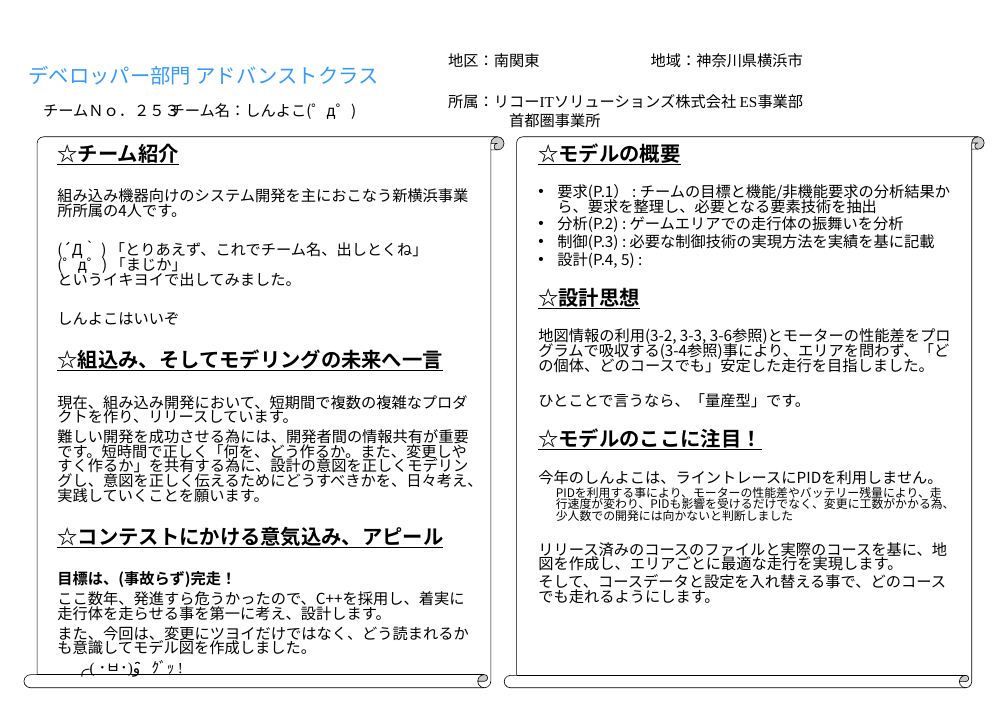
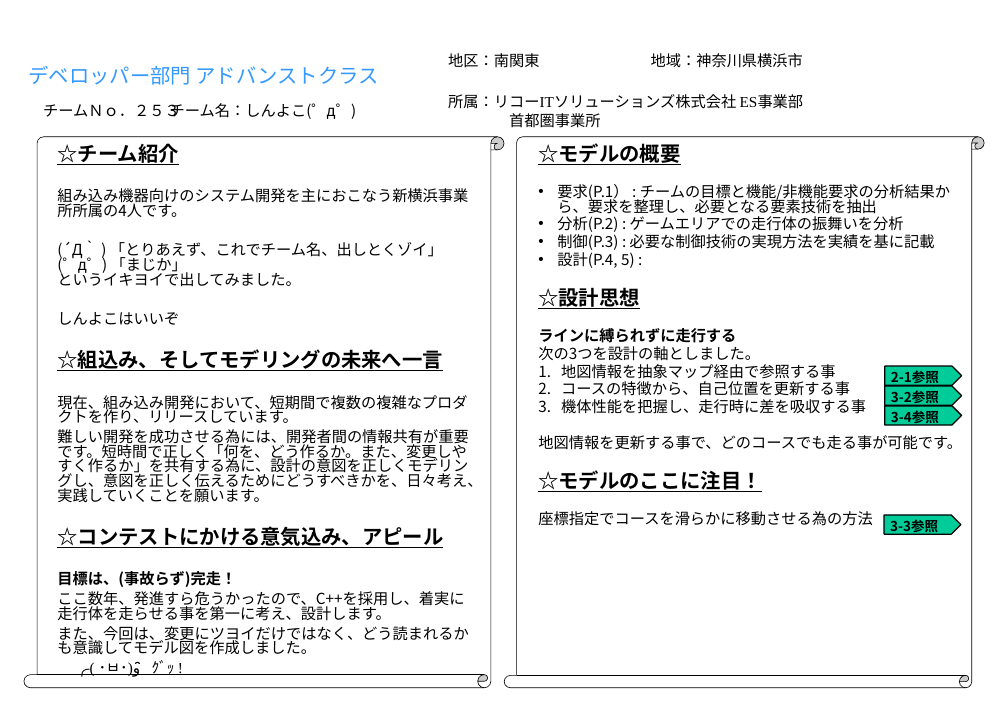
Before and after one commit to RITS-ETrobo/Yokohama, a slide deck: slide 1 of design/2016/models/concept_sheet2016_253.pptx. Drawn at 1008x713 pixels with LibreOffice and Linux fonts; fonts in the diff are those of the drawing; background and template pictures are left out. Boxes give left, top, right and bottom in pixels: in the first picture for what was removed or moved away, otherwise in the second. Text is boxed around its words. In the diff, an @@ line names an element or a change of style, - is before the commit and + after.

Commit message:
#769 Update concept-sheet

```diff
--- a/design/2016/models/concept_sheet2016_253.pptx
+++ b/design/2016/models/concept_sheet2016_253.pptx
@@ text at [57,240,443,287]: text changed @@
-(´Д｀ ) 「とりあえず、これでチーム名、出しとくね」
-(゜д゜) 「まじか」
-というイキヨイで出してみました。
+(´Д｀ ) 「とりあえず、これでチーム名、出しとくゾイ」
+(゜д゜) 「まじか」
+というイキヨイで出してみました。
@@ text at [538,328,962,450]: text changed @@
-地図情報の利用(3-2, 3-3, 3-6参照)とモーターの性能差をプログラムで吸収する(3-4参照)事により、エリアを問わず、「どの個体、どのコースでも」安定した走行を目指しました。
-ひとことで言うなら、「量産型」です。
+ラインに縛られずに走行する
+次の3つを設計の軸としました。
+1. 地図情報を抽象マップ経由で参照する事
+2. コースの特徴から、自己位置を更新する事
+3. 機体性能を把握し、走行時に差を吸収する事
+地図情報を更新する事で、どのコースでも走る事が可能です。
@@ pentagon arrow added at [885,366,962,385], fill #00CC99, outline #000000 1.5 pt, 16 pt, text #000000, bold @@
+2-1参照
@@ pentagon arrow added at [885,386,962,405], fill #00CC99, outline #000000 1.5 pt, 16 pt, text #000000, bold @@
+3-2参照
@@ pentagon arrow added at [885,406,962,425], fill #00CC99, outline #000000 1.5 pt, 16 pt, text #000000, bold @@
+3-4参照
@@ text at [538,511,873,526]: text changed @@
-今年のしんよこは、ライントレースにPIDを利用しません。
-  PIDを利用する事により、モーターの性能差やバッテリー残量により、走行速度が変わり、PIDも影響を受けるだけでなく、変更に工数がかかる為、少人数での開発には向かないと判断しました
-リリース済みのコースのファイルと実際のコースを基に、地図を作成し、エリアごとに最適な走行を実現します。
-そして、コースデータと設定を入れ替える事で、どのコースでも走れるようにします。
+座標指定でコースを滑らかに移動させる為の方法
@@ pentagon arrow added at [884,515,961,534], fill #00CC99, outline #000000 1.5 pt, 16 pt, text #000000, bold @@
+3-3参照
```
